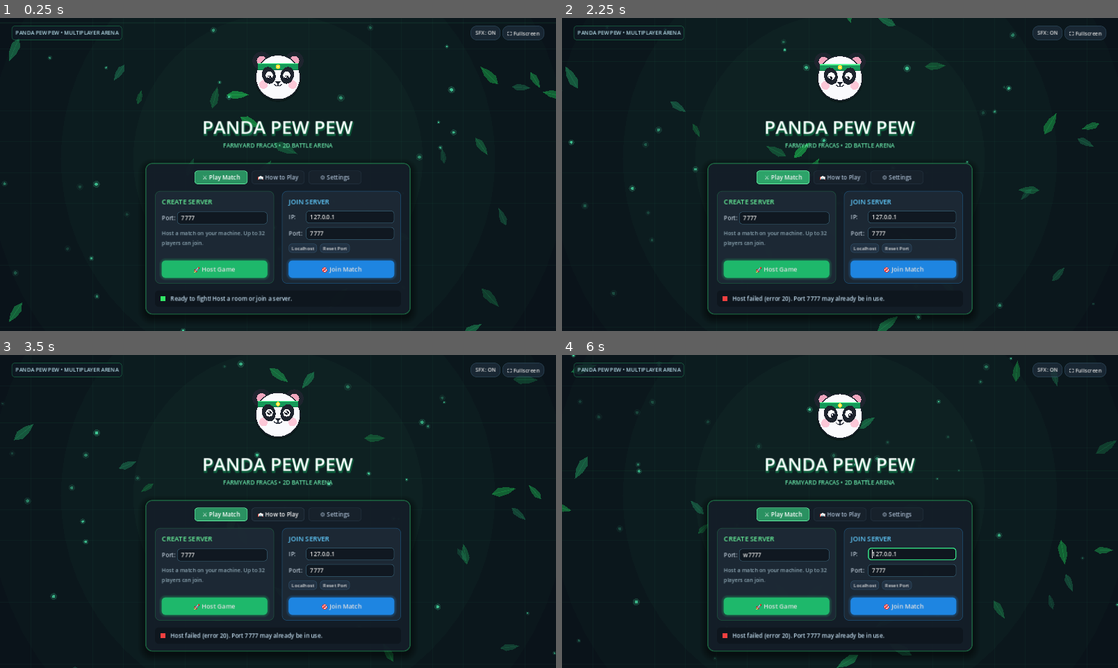
Above: before the commit, frames 1-4 (two rows, left to right).
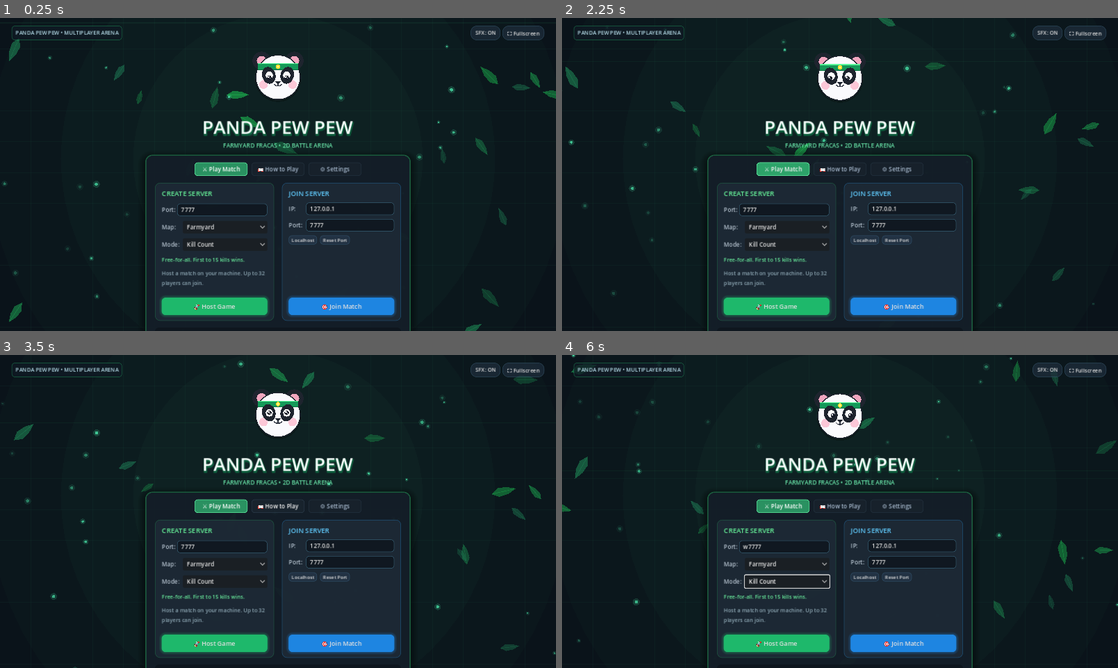
Above: after the commit, the same moments.

Repository: PandaTwoxx/PandaPewPew
Game: Godot game, scene res://scenes/main.tscn
Two runs of this game, one before a commit and one after it. Both use one fixed random seed, a clock stepped at 60 frames per second and the inputs below.
Inputs (mouse positions are in pixels of both pictures, inside the frame that each line leads up to):
- Up to frame 1 (0.25 s): no input
- Up to frame 2 (2.25 s): click "🚀 Host Game" at 0.5 s; click "⚔️ Play Match" at 1.25 s; click "⚔️ Play Match" at 2 s
- Up to frame 3 (3.5 s): move the mouse to (278, 414) at 2.77 s; hold D (move_right) from 2.78 s (still down); hold Tab from 2.78 s (still down); click (278, 414) at 2.92 s
- Up to frame 4 (6 s): move the mouse to (728, 527) at 3.52 s; release D (move_right) at 3.53 s; release Tab at 3.53 s; hold S (move_down) 3.53-4.28 s; tap Tab at 3.6, 5.1 s; move the mouse to (895, 442) at 4.27 s; hold D (move_right) 4.28-5.03 s; hold Tab 4.28-5.03 s; move the mouse to (812, 574) at 5.02 s; hold W (move_up) 5.03-5.78 s; click (812, 574) at 5.17 s; move the mouse to (1006, 558) at 5.77 s; hold A (move_left) from 5.78 s (still down); hold Tab from 5.78 s (still down)

The runs differ from the first frame. In frame 1, 9.2% of the frame differs, in the area x 26-74%, y 43-100%; in frame 2, 9.3%; in frame 3, 9.2%; in frame 4, 9.5%.

Commit message:
feat: add map and mode pickers to the host menu
Co-Authored-By: Claude Sonnet 5.5 <noreply@anthropic.com>

Diff:
--- a/scripts/main.gd
+++ b/scripts/main.gd
@@ -4,11 +4,16 @@
 ## sound synthesis, and seamless multiplayer host/join controls.
 
 const CONFIG_FILE := "user://pandapewpew_settings.cfg"
+const MapDefs := preload("res://scripts/map_defs.gd")
+const ModeDefs := preload("res://scripts/mode_defs.gd")
 
 var _audio: Node
 var _address_input: LineEdit
 var _port_input: LineEdit
 var _host_port_input: LineEdit
+var _map_select: OptionButton
+var _mode_select: OptionButton
+var _mode_desc: Label
 var _status_label: Label
 var _status_dot: ColorRect
 var _cancel_btn: Button
@@ -307,6 +312,24 @@
 	port_row.add_child(_host_port_input)
 	host_vbox.add_child(port_row)
 
+	_map_select = OptionButton.new()
+	for id in MapDefs.ORDER:
+		_map_select.add_item(MapDefs.map_name(id))
+	host_vbox.add_child(_labeled_row("Map:", _map_select))
+
+	_mode_select = OptionButton.new()
+	for id in ModeDefs.ORDER:
+		_mode_select.add_item(ModeDefs.MODES[id].name)
+	_mode_select.item_selected.connect(func(_i): _update_mode_desc())
+	host_vbox.add_child(_labeled_row("Mode:", _mode_select))
+
+	_mode_desc = Label.new()
+	_mode_desc.autowrap_mode = TextServer.AUTOWRAP_WORD_SMART
+	_mode_desc.add_theme_font_size_override("font_size", 11)
+	_mode_desc.add_theme_color_override("font_color", Color(0.4, 0.9, 0.6))
+	host_vbox.add_child(_mode_desc)
+	_update_mode_desc()
+
 	var host_desc := Label.new()
 	host_desc.text = "Host a match on your machine. Up to 32 players can join."
 	host_desc.autowrap_mode = TextServer.AUTOWRAP_WORD_SMART
@@ -401,11 +424,30 @@
 	join_vbox.add_child(_join_btn)
 
 
+func _labeled_row(text: String, control: Control) -> HBoxContainer:
+	var row := HBoxContainer.new()
+	var lbl := Label.new()
+	lbl.text = text
+	lbl.custom_minimum_size = Vector2(40, 0)
+	lbl.add_theme_font_size_override("font_size", 12)
+	lbl.add_theme_color_override("font_color", Color(0.7, 0.75, 0.8))
+	row.add_child(lbl)
+	control.size_flags_horizontal = Control.SIZE_EXPAND_FILL
+	control.add_theme_font_size_override("font_size", 12)
+	row.add_child(control)
+	return row
+
+
+func _update_mode_desc() -> void:
+	_mode_desc.text = ModeDefs.MODES[ModeDefs.ORDER[_mode_select.selected]].desc
+
+
 func _build_guide_tab(parent: Control) -> void:
 	var rows := [
 		{"keys": "W / A / S / D  (or Arrow Keys)", "action": "Move your Panda across the bamboo arena"},
 		{"keys": "Mouse Cursor", "action": "360° Directional Aiming"},
 		{"keys": "Left Mouse Button (Hold)", "action": "Continuous Laser Pew-Pew Blaster"},
+		{"keys": "Tab (Hold)", "action": "Show the scoreboard"},
 		{"keys": "Escape (ESC)", "action": "Leave current match and return to menu"},
 	]
 
@@ -438,7 +480,7 @@
 	parent.add_child(rules_box)
 
 	var rules_lbl := Label.new()
-	rules_lbl.text = "🌾 Farmyard Rules: 100 HP • 20 damage per shot • 10s Veggie Blaster burst with 5s cooldown. Play as Pig, Cow, Sheep, or Chicken!"
+	rules_lbl.text = "🌾 Farmyard Rules: 100 HP • 20 damage per shot • 10s Veggie Blaster burst with 5s cooldown. Dead players respawn after 3s. Modes: Kill Count, Capture the Flag, Conquest."
 	rules_lbl.autowrap_mode = TextServer.AUTOWRAP_WORD_SMART
 	rules_lbl.add_theme_font_size_override("font_size", 11)
 	rules_lbl.add_theme_color_override("font_color", Color(0.4, 0.9, 0.6))
@@ -694,6 +736,8 @@
 func _on_host() -> void:
 	_audio.play_click()
 	var port := _host_port_value()
+	Net.map_id = MapDefs.ORDER[_map_select.selected]
+	Net.mode_id = ModeDefs.ORDER[_mode_select.selected]
 	var err := Net.host(port)
 	if err != OK:
 		_set_status("Host failed (error %d). Port %d may already be in use." % [err, port], Color(0.95, 0.25, 0.25))
@@ -775,6 +819,8 @@
 	cfg.set_value("network", "address", _address_input.text.strip_edges())
 	cfg.set_value("network", "join_port", _port_input.text.strip_edges())
 	cfg.set_value("network", "host_port", _host_port_input.text.strip_edges())
+	cfg.set_value("game", "map", MapDefs.ORDER[_map_select.selected])
+	cfg.set_value("game", "mode", ModeDefs.ORDER[_mode_select.selected])
 	var audio_class = load("res://scripts/menu_audio.gd")
 	cfg.set_value("audio", "sound_enabled", audio_class.sound_enabled)
 	cfg.save(CONFIG_FILE)
@@ -789,6 +835,9 @@
 			_port_input.text = cfg.get_value("network", "join_port")
 		if cfg.has_section_key("network", "host_port"):
 			_host_port_input.text = cfg.get_value("network", "host_port")
+		_map_select.selected = maxi(MapDefs.ORDER.find(cfg.get_value("game", "map", "")), 0)
+		_mode_select.selected = maxi(ModeDefs.ORDER.find(cfg.get_value("game", "mode", "")), 0)
+		_update_mode_desc()
 		if cfg.has_section_key("audio", "sound_enabled"):
 			var audio_class = load("res://scripts/menu_audio.gd")
 			audio_class.sound_enabled = cfg.get_value("audio", "sound_enabled", true)
